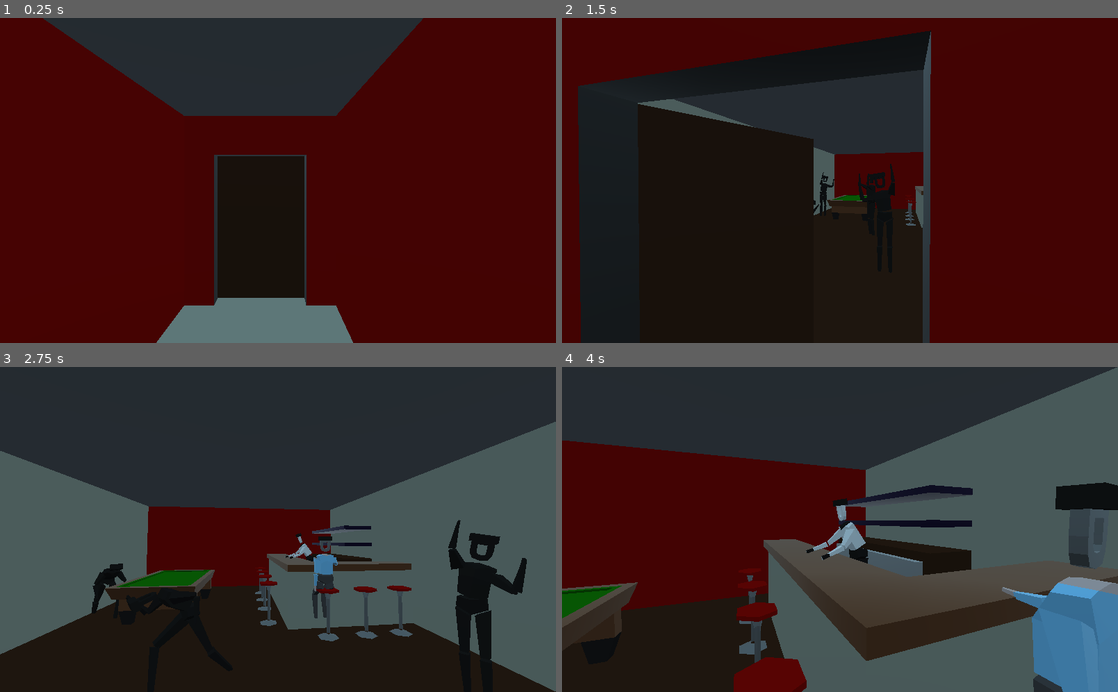
Above: before the commit, frames 1-4 (two rows, left to right).
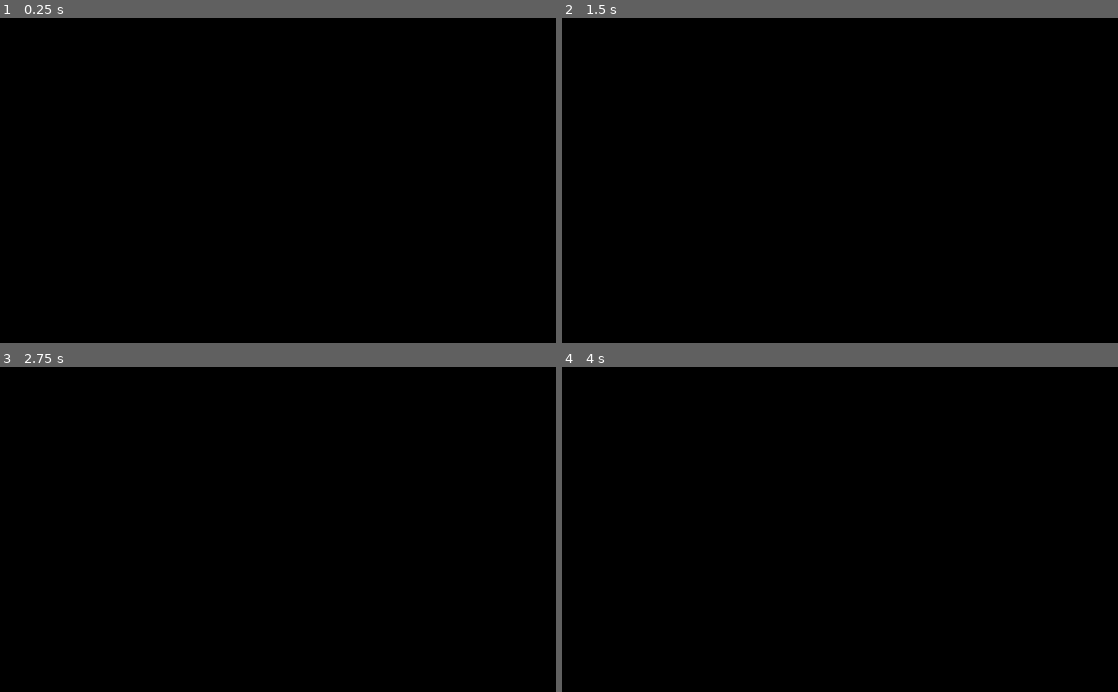
Above: after the commit, the same moments.

Repository: Eptwalabha/ld47
Game: Godot game, scene res://scenes/Game.tscn
Same seed, same stepped clock (60 frames per second), same inputs: the game is played once before the commit and once after it. Sound files missing from this copy of the repository are replaced by a short silence.
Inputs (mouse positions are in pixels of both pictures, inside the frame that each line leads up to):
- Up to frame 1 (0.25 s): no input
- Up to frame 2 (1.5 s): tap Enter (ui_accept) at 0.5, 0.77 s; move the mouse to (867, 180) at 0.52 s; hold Up (move_forward) from 0.53 s (still down); tap E (context_action) at 0.6, 1.35 s; move the mouse to (812, 180) at 1.27 s
- Up to frame 3 (2.75 s): keep holding Up (move_forward); tap Enter (ui_accept) at 1.52 s; move the mouse to (289, 523) at 2.02 s; tap E (context_action) at 2.1 s
- Up to frame 4 (4 s): keep holding Up (move_forward); move the mouse to (834, 536) at 2.77 s; tap E (context_action) at 2.85, 3.6 s; tap Enter (ui_accept) at 3.02, 3.77 s; move the mouse to (878, 532) at 3.52 s

The runs differ from the first frame. In frame 1, 93% of the frame differs, in the area x 0-100%, y 0-100%; in frame 2, 74%; in frame 3, 95%; in frame 4, 98%.

Commit message:
dialog chapter 1

Diff:
--- a/assets/text/text.csv
+++ b/assets/text/text.csv
@@ -17,3 +17,16 @@
 action_door_locked	Door’s locked	La porte est vérouillée
 action_pick_up_key	Pick up the key	Ramasser la clé
 action_pick_up_valve	Pick up the valve	Ramasser la manivelle
+dialog_1_friend_01	Oh ! You here	Ha ! T’es là ?
+dialog_1_friend_02	Let’s go	Allez !
+action_bouncer	Knock at door	Frapper à la porte
+dialog_1_bouncer_01	What is it ?	Ouais, c’est pour quoi ?
+dialog_1_bouncer_02	This is the back door of the bar	C’est la porte de secour du bar
+dialog_1_bouncer_03	Of course you cannot enter	Bien sûr que non tu ne rentres pas par là !
+action_pick_up_phone	Reply	Décrocher
+dialog_1_phone_01	You have 1 new message	Vous avez un nouveau message
+dialog_1_phone_02	Yo, it’s me. Yesterday you fell asleep like an idiot… and now I’m gone	Hey, c’est moi. Hier tu t’es endormi comme un gland… et maintenant je ne suis plus là
+dialog_1_phone_03	Meet me at the bar down your street	Rejoins moi au bar en bas de chez toi
+voice_mail	voice mail	messagerie
+bouncer	Bouncer	Videur
+action_hover_friend	Great your friend	Saluer votre ami
--- /dev/null
+++ b/autoload.gd
@@ -0,0 +1,3 @@
+extends Node
+
+var first_time : bool = true
--- a/project.godot
+++ b/project.godot
@@ -184,6 +184,10 @@
 boot_splash/bg_color=Color( 0, 0, 0, 1 )
 config/icon="res://icon.png"
 
+[autoload]
+
+Data="*res://autoload.gd"
+
 [input]
 
 move_forward={
--- a/scenes/Game.gd
+++ b/scenes/Game.gd
@@ -44,7 +44,7 @@
 	chapters[current_chapter].input(event)
 
 func reset_game() -> void:
-	current_chapter = 1
+#	current_chapter = 1
 	chapters[current_chapter].start()
 
 func next_chapter() -> void:
--- a/scenes/chapters/ChapterBar.gd
+++ b/scenes/chapters/ChapterBar.gd
@@ -146,7 +146,7 @@
 			car.show()
 			active_dialog(5)
 		_:
-			print(current_objective)
+			pass
 
 func process(delta: float) -> void:
 	states[current_state].process(delta)
@@ -168,7 +168,6 @@
 
 func _on_State_ended(state: String) -> void:
 	if state == 'dialog':
-		print(current_objective)
 		match current_objective:
 			OBJECTIVES.TALK_FRIEND_IDLE:
 				searching = true
--- a/scenes/chapters/ChapterHome.gd
+++ b/scenes/chapters/ChapterHome.gd
@@ -32,11 +32,6 @@
 	states.intro.phone = phone
 	_change_state('intro')
 
-	var phone_dialog = Dialog.new()
-	phone_dialog.push('', 'dialog_1_01')
-	phone_dialog.push('', 'dialog_1_02')
-	phone.dialog = phone_dialog
-
 	for trigger in get_tree().get_nodes_in_group("dialog-home"):
 		if trigger is DialogTrigger:
 			trigger.connect("dialog_start", self, "_on_Dialog_start")
@@ -49,12 +44,17 @@
 	show()
 	ui.reset()
 	ui.black()
-#	lvl = -2
-	lvl = 0
+	lvl = -2
 	player.reset()
 	emit_signal("night_environment", false)
 	player.reset()
 	phone.reset()
+	var phone_dialog = Dialog.new()
+	phone_dialog.push('voice_mail', 'dialog_1_phone_01')
+	phone_dialog.push('friend', 'dialog_1_phone_02')
+	if Data.first_time:
+		phone_dialog.push('friend', 'dialog_1_phone_03')
+	phone.dialog = phone_dialog
 	for dialog in get_tree().get_nodes_in_group("dialog_trigger"):
 		if dialog is DialogTrigger:
 			dialog.reset()
--- a/scenes/chapters/ChapterHome.tscn
+++ b/scenes/chapters/ChapterHome.tscn
@@ -65,11 +65,12 @@
 "dialog-home",
 ] instance=ExtResource( 10 )]
 transform = Transform( 1, 0, 0, 0, 1, 0, 0, 0, 1, 0, 1.31211, 0 )
-dialogs = [ "hello", "how are you?" ]
-who = "friend_a"
+hover_key = "action_hover_friend"
+dialogs = [ "dialog_1_friend_01", "dialog_1_friend_02" ]
+who = "friend"
 
 [node name="Player" parent="." instance=ExtResource( 6 )]
-transform = Transform( -4.37114e-08, 0, 1, 0, 1, 0, -1, 0, -4.37114e-08, 0.0976232, 0, 0.580367 )
+transform = Transform( -4.37114e-08, 0, 1, 0, 1, 0, -1, 0, -4.37114e-08, 0.277124, 0, 2.27767 )
 
 [node name="UI" parent="." instance=ExtResource( 8 )]
 visible = false
--- a/scenes/chapters/ChapterHospital.gd
+++ b/scenes/chapters/ChapterHospital.gd
@@ -51,6 +51,7 @@
 func _on_CutScene_animation_finished(anim_name: String) -> void:
 	if anim_name == "final":
 		timer.stop()
+		Data.first_time = false
 		emit_signal("chapter_ended")
 
 func _on_Timer_timeout() -> void:
--- a/scenes/props/Phone.tscn
+++ b/scenes/props/Phone.tscn
@@ -94,7 +94,7 @@
 script = ExtResource( 3 )
 
 [node name="InteractTrigger" parent="." index="1" instance=ExtResource( 2 )]
-hover_key = "pickup_phone"
+hover_key = "action_pick_up_phone"
 
 [node name="CollisionShape" type="CollisionShape" parent="InteractTrigger" index="0"]
 shape = SubResource( 1 )
